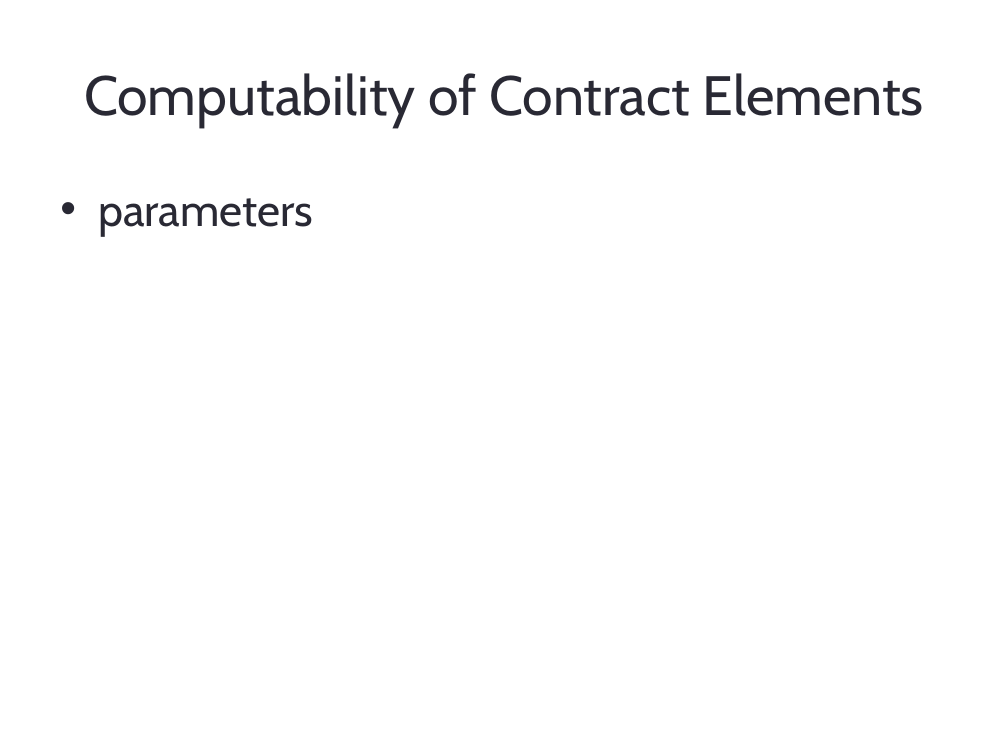
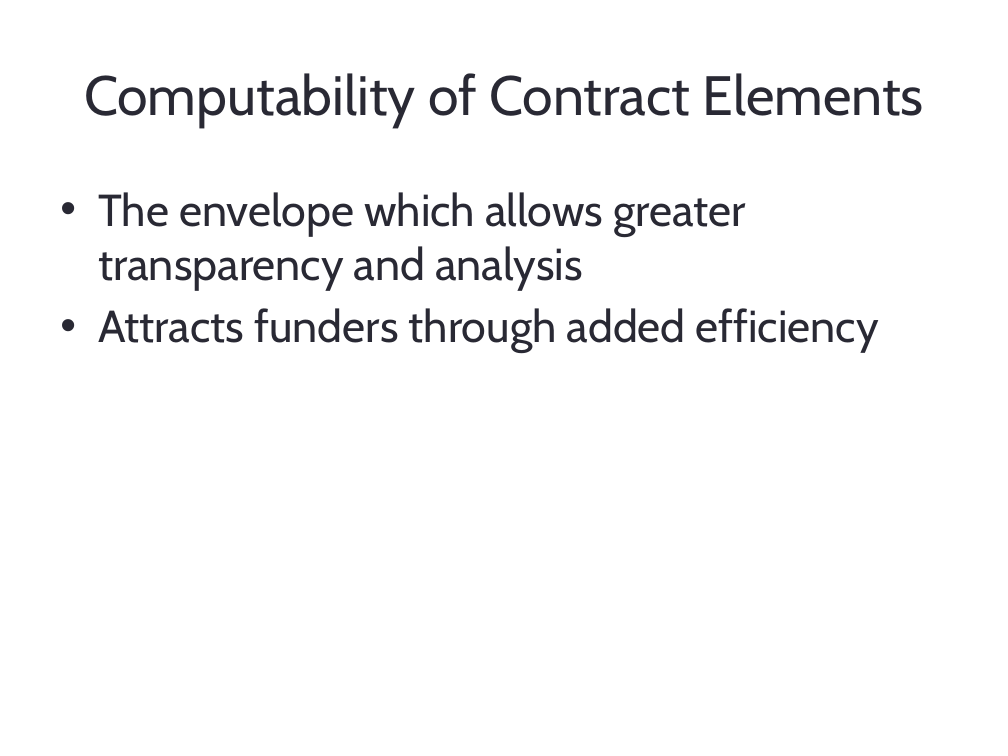
Before and after one commit to HumanDynamics/CodeTheDeal, a slide deck: slide 14 of Demo/Bcology.pptx (slide 10 before the commit). Drawn at 1008x756 pixels with LibreOffice and Linux fonts; fonts in the diff are those of the drawing. Boxes give left, top, right and bottom in pixels: in the first picture for what was removed or moved away, otherwise in the second. Text is boxed around its words. In the diff, an @@ line names an element or a change of style, - is before the commit and + after.

```diff
--- a/Demo/Bcology.pptx
+++ b/Demo/Bcology.pptx
@@ text at (98,192,879,353): text changed @@
-• parameters
+• The envelope which allows greater transparency and analysis
+• Attracts funders through added efficiency
```
Also in this commit, not shown: 3 other slides changed, 10 slides added, 3 slides removed.
